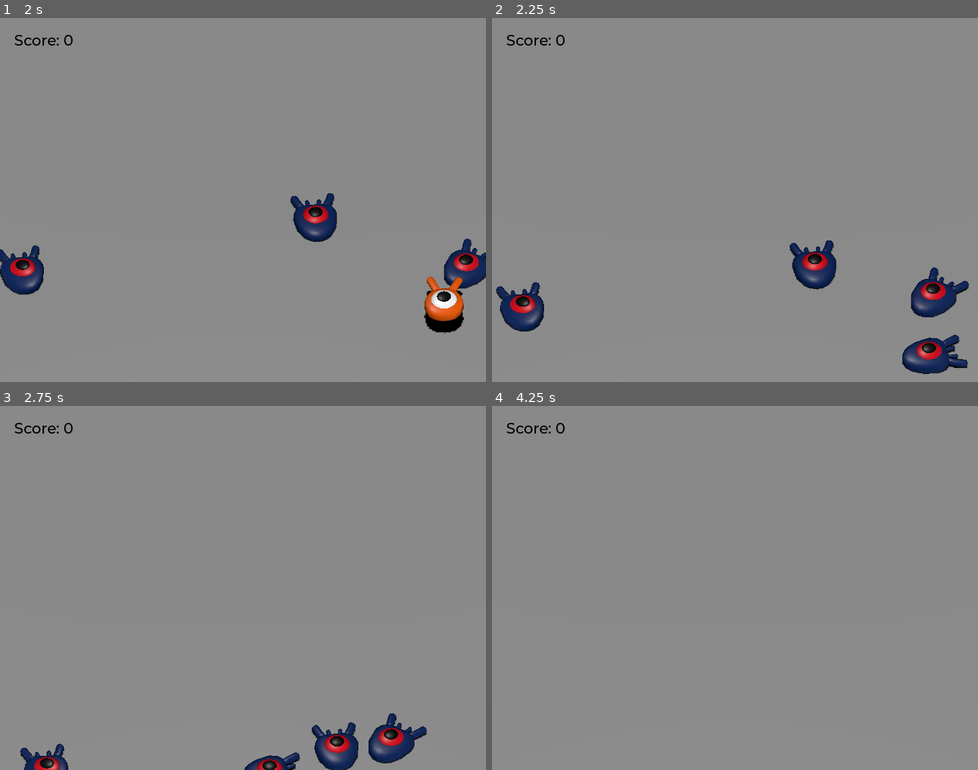
Above: before the commit, frames 1-4 (two rows, left to right).
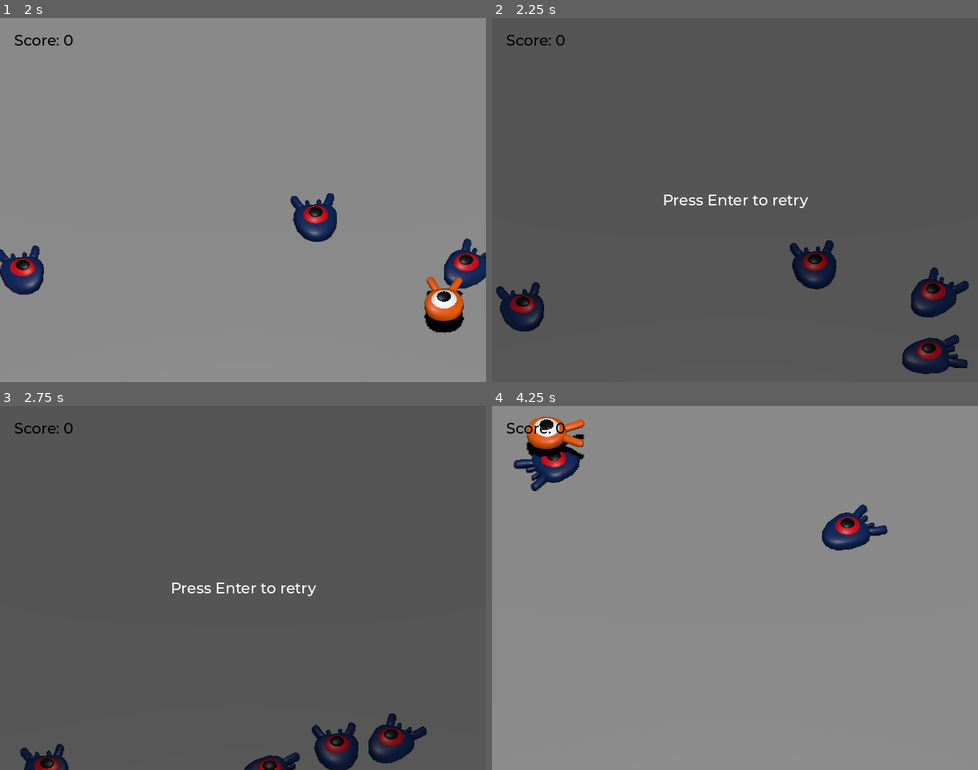
Above: after the commit, the same moments.

Repository: MAXIIIMVS/godot_3d_squash_the_creeps
Game: Godot game, scene res://scenes/main.tscn
Two runs of this game, one before a commit and one after it. Both use one fixed random seed, a clock stepped at 60 frames per second and the inputs below.
Inputs:
- Up to frame 1 (2 s): tap Enter (ui_accept) at 0.5, 1.35 s; hold Right (move_right) 0.53-1.28 s; hold Enter (ui_accept) 0.53-1.28 s; tap Space (jump) at 0.77, 1.52 s; hold Down (move_back) from 1.28 s (still down)
- Up to frame 2 (2.25 s): release Down (move_back) at 2.03 s; hold Right (move_right) from 2.03 s (still down); hold Enter (ui_accept) from 2.03 s (still down)
- Up to frame 3 (2.75 s): keep holding Right (move_right); keep holding Enter (ui_accept)
- Up to frame 4 (4.25 s): release Right (move_right) at 2.78 s; release Enter (ui_accept) at 2.78 s; hold Up (move_forward) 2.78-3.53 s; tap Enter (ui_accept) at 2.85 s; tap Space (jump) at 3.02, 3.77 s; hold Left (move_left) from 3.53 s (still down); hold Enter (ui_accept) from 3.53 s (still down)

Frame 1 is identical in both runs. In frame 2, 99% of the frame differs, in the area x 0-100%, y 0-100%; in frame 3, 99%; in frame 4, 2.8%.

Commit message:
Allow the player to restart the game by pressing enter.

Diff:
--- a/scenes/main.tscn
+++ b/scenes/main.tscn
@@ -90,9 +90,11 @@
 
 [node name="UserInterface" type="Control" parent="."]
 layout_mode = 3
-anchors_preset = 0
-offset_right = 40.0
-offset_bottom = 40.0
+anchors_preset = 15
+anchor_right = 1.0
+anchor_bottom = 1.0
+grow_horizontal = 2
+grow_vertical = 2
 theme = SubResource("Theme_sugp2")
 
 [node name="ScoreLabel" type="Label" parent="UserInterface"]
@@ -105,5 +107,29 @@
 text = "Score: 0"
 script = ExtResource("5_tbgi4")
 
+[node name="Retry" type="ColorRect" parent="UserInterface"]
+layout_mode = 1
+anchors_preset = 15
+anchor_right = 1.0
+anchor_bottom = 1.0
+grow_horizontal = 2
+grow_vertical = 2
+color = Color(0, 0, 0, 0.376471)
+
+[node name="Label" type="Label" parent="UserInterface/Retry"]
+layout_mode = 1
+anchors_preset = 8
+anchor_left = 0.5
+anchor_top = 0.5
+anchor_right = 0.5
+anchor_bottom = 0.5
+offset_left = -107.5
+offset_top = -14.0
+offset_right = 107.5
+offset_bottom = 14.0
+grow_horizontal = 2
+grow_vertical = 2
+text = "Press Enter to retry"
+
 [connection signal="hit" from="Player" to="." method="_on_player_hit"]
 [connection signal="timeout" from="MobTimer" to="." method="_on_mob_timer_timeout"]
--- a/scripts/main.gd
+++ b/scripts/main.gd
@@ -1,6 +1,10 @@
 extends Node
 
 @export var mob_scene: PackedScene
+
+
+func _ready() -> void:
+	$UserInterface/Retry.hide()
 
 
 func _on_mob_timer_timeout():
@@ -15,3 +19,9 @@
 
 func _on_player_hit() -> void:
 	$MobTimer.stop()
+	$UserInterface/Retry.show()
+
+
+func _unhandled_input(event: InputEvent) -> void:
+	if event.is_action_pressed("ui_accept") and $UserInterface/Retry.visible:
+		get_tree().reload_current_scene()
